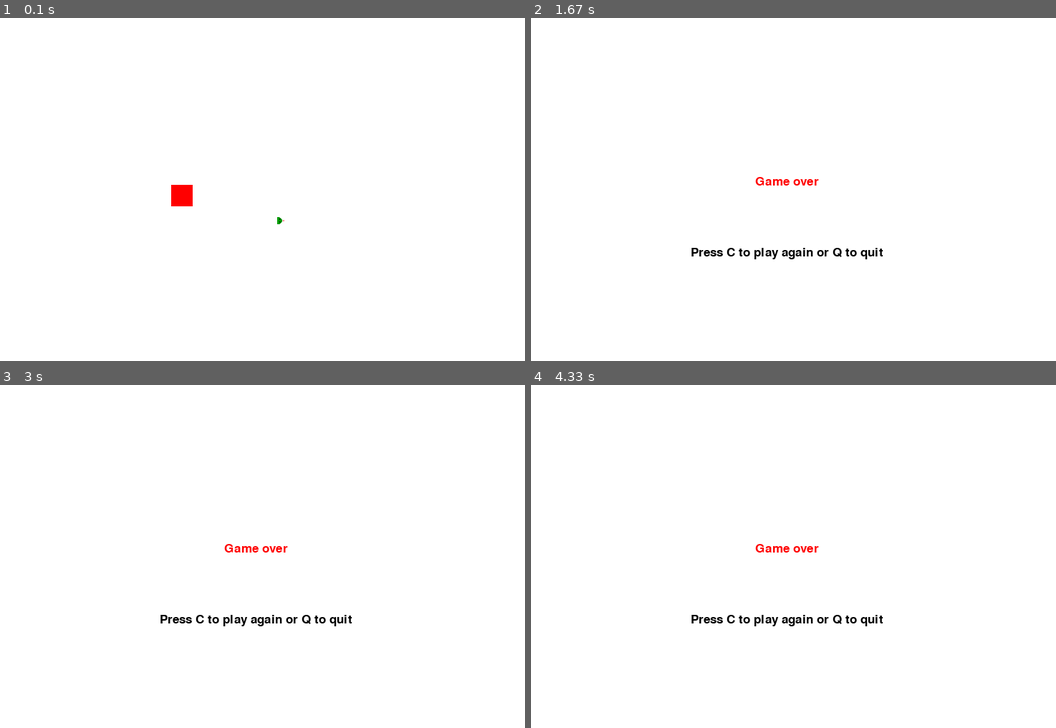
Above: before the commit, frames 1-4 (two rows, left to right).
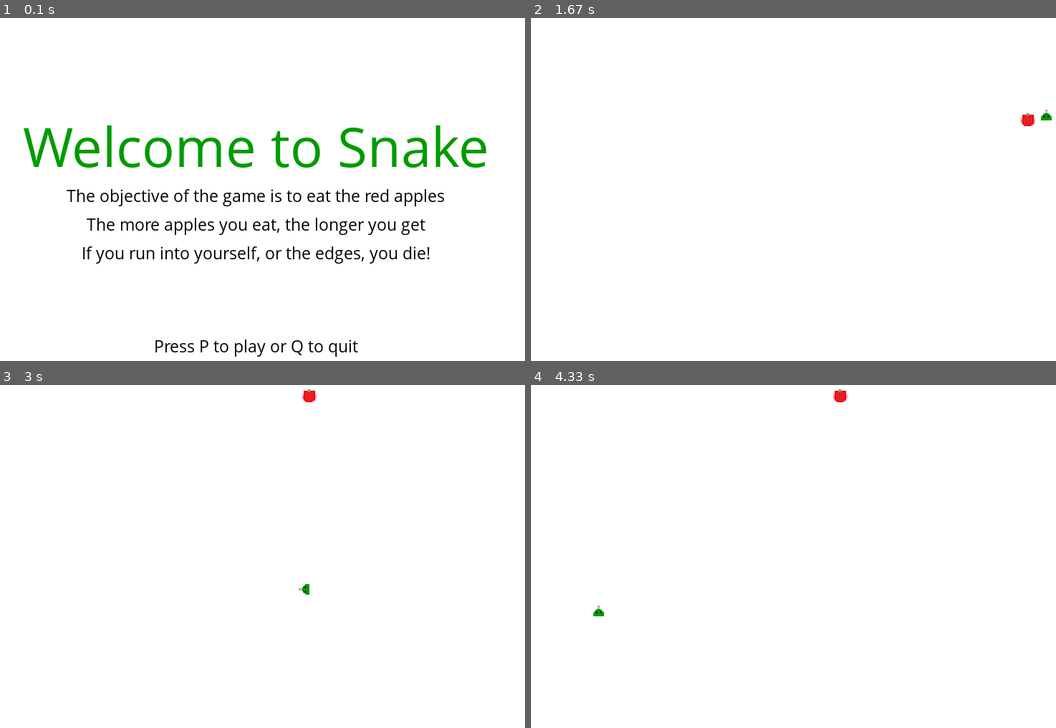
Above: after the commit, the same moments.

Repository: DevonteDC/ICS168_Snake
Game: pygame game, started from Snake-Pygame/snake_v1.py
Same seed, same stepped clock (60 frames per second), same inputs: the game is played once before the commit and once after it.
Inputs:
- Up to frame 1 (0.1 s): no input
- Up to frame 2 (1.67 s): hold P 0.33-0.8 s; hold Right 0.83-1.3 s; hold Up 1.33-1.63 s
- Up to frame 3 (3 s): hold Right 1.67-2.13 s; hold P 2.17-2.7 s; hold Left from 2.73 s (still down)
- Up to frame 4 (4.33 s): release Left at 3.27 s; hold Down 3.3-3.6 s; hold Left 3.63-4.03 s; hold Up from 4.07 s (still down)

The runs differ from the first frame. In frame 1, 6.0% of the frame differs, in the area x 4-93%, y 31-99%; in frame 2, 0.7%; in frame 3, 0.7%; in frame 4, 0.7%.

Commit message:
added apple image and some helper functions

Diff:
--- a/Snake-Pygame/snake_v1.py
+++ b/Snake-Pygame/snake_v1.py
@@ -18,13 +18,18 @@
 pygame.display.set_caption('Snake 168')
 
 
+
+
 clock = pygame.time.Clock()
-block_size = 10
+block_size = 15
+AppleThickness = 20
 FPS = 30
 
 direction = 'right'
 
-font = pygame.font.SysFont(None,25)
+smallfont = pygame.font.SysFont("comicsansms",25)
+medfont = pygame.font.SysFont("comicsansms",50)
+largefont = pygame.font.SysFont("comicsansms",80)
 
 ###VARIABLES------------------------
 
@@ -32,8 +37,14 @@
 
 ###IMAGES---------------------------
 snake_head = pygame.image.load('snakehead.png')
+apple = pygame.image.load('apple.png')
 ###IMAGES---------------------------
 
+#---ICON---
+icon = pygame.image.load('apple.png')
+pygame.display.set_icon(icon)
+#---ICON---
+
 
 
 
@@ -41,11 +52,24 @@
 
 
 ###FUNCTIONS------------------------
-def text_objects(text,color):
-    textSurface = font.render(text,True,color)
+
+def randAppleGen():
+    randAppleX = round(random.randrange(0,display_width - AppleThickness))#/10.0) * 10.0
+    randAppleY = round(random.randrange(0,display_height - AppleThickness))#/10.0) * 10.0
+    return randAppleX, randAppleY
+
+
+def text_objects(text,color,size):
+    if size == "small":
+        textSurface = smallfont.render(text,True,color)
+    elif size == "medium":
+        textSurface = medfont.render(text,True,color)
+    elif size == "large":
+        textSurface = largefont.render(text,True,color)
     return textSurface, textSurface.get_rect()
-def message_to_screen(msg,color,y_displace = 0):
-    textSurf, textRect = text_objects(msg,color)
+
+def message_to_screen(msg,color,y_displace = 0, size = 'small'):
+    textSurf, textRect = text_objects(msg,color,size)
     textRect.center = (display_width / 2), (display_height / 2) + y_displace
     gameDisplay.blit(textSurf,textRect)
 
@@ -64,6 +88,50 @@
     gameDisplay.blit(head,(snakeList[-1][0],snakeList[-1][1]))
     for XnY in snakeList[:-1]:
         pygame.draw.rect(gameDisplay, green,[XnY[0],XnY[1],block_size,block_size])
+
+def game_intro():
+
+    intro = True
+
+    while intro:
+        for event in pygame.event.get():
+            if event.type == pygame.QUIT:
+                pygame.quit()
+                quit()
+            if event.type == pygame.KEYDOWN:
+                if event.key == pygame.K_p:
+                    intro = False
+                if event.key == pygame.K_q:
+                    pygame.quit()
+                    quit()
+
+
+        gameDisplay.fill(white)
+        message_to_screen("Welcome to Snake",
+                          green,
+                          -100,
+                          'large')
+
+        message_to_screen("The objective of the game is to eat the red apples",
+                          black,
+                          -30)
+
+        message_to_screen("The more apples you eat, the longer you get",
+                          black,
+                          10)
+
+        message_to_screen("If you run into yourself, or the edges, you die!",
+                          black,
+                          50)
+
+        message_to_screen("Press P to play or Q to quit",
+                          black,
+                          180)
+
+
+
+        pygame.display.update()
+        clock.tick(15)
 ###FUNCTIONS------------------------
 
 
@@ -85,16 +153,24 @@
     snakeList = []
     snakeLength = 1
 
-    randAppleX = round(random.randrange(0,display_width - block_size))#/10.0) * 10.0
-    randAppleY = round(random.randrange(0,display_height - block_size))#/10.0) * 10.0
+    randAppleX,randAppleY = randAppleGen()
+    #randAppleX = round(random.randrange(0,display_width - AppleThickness))#/10.0) * 10.0
+    #randAppleY = round(random.randrange(0,display_height - AppleThickness))#/10.0) * 10.0
 
     while gameExit == False:
 
         while gameOver == True:
             direction = 'right'
             gameDisplay.fill(white)
-            message_to_screen("Game over",red, -50)
-            message_to_screen("Press C to play again or Q to quit",black,50)
+            message_to_screen("Game over",
+                              red,
+                              -50,
+                              size = 'large')
+
+            message_to_screen("Press P to play again or Q to quit",
+                              black,
+                              50,
+                              size = 'medium')
             pygame.display.update()
 
             for event in pygame.event.get():
@@ -105,7 +181,7 @@
                     if event.key == pygame.K_q:
                         gameExit = True
                         gameOver = False
-                    elif event.key == pygame.K_c:
+                    elif event.key == pygame.K_p:
                         gameLoop()
 
         for event in pygame.event.get():
@@ -142,8 +218,9 @@
 
         gameDisplay.fill(white)
 
-        AppleThickness = 30
-        pygame.draw.rect(gameDisplay,red,[randAppleX,randAppleY,AppleThickness,AppleThickness])
+
+        #pygame.draw.rect(gameDisplay,red,[randAppleX,randAppleY,AppleThickness,AppleThickness])
+        gameDisplay.blit(apple,(randAppleX,randAppleY))
 
         snakeHead = []
         snakeHead.append(lead_x)
@@ -165,8 +242,7 @@
 
         if lead_x > randAppleX and lead_x < randAppleX + AppleThickness or lead_x + block_size > randAppleX and lead_x + block_size < randAppleX + AppleThickness:
             if lead_y > randAppleY and lead_y < randAppleY + AppleThickness or lead_y + block_size > randAppleY and lead_y + block_size < randAppleY + AppleThickness:
-                randAppleX = round(random.randrange(0,display_width - block_size)/10.0) * 10.0
-                randAppleY = round(random.randrange(0,display_height - block_size)/10.0) * 10.0
+                randAppleX,randAppleY = randAppleGen()
                 snakeLength += 1
 
 
@@ -178,6 +254,6 @@
 ###GAME LOOP-------------------------
 
 ###MAIN------------------------------
-
+game_intro()
 gameLoop()
 ###----------------------------------
Binary file added: Snake-Pygame/apple.png
Binary file changed: Snake-Pygame/snakehead.png
